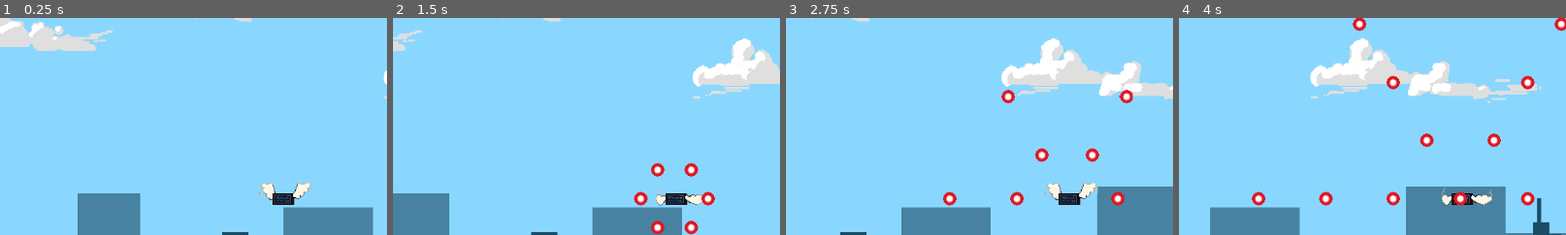
Above: before the commit, frames 1-4 (left to right).
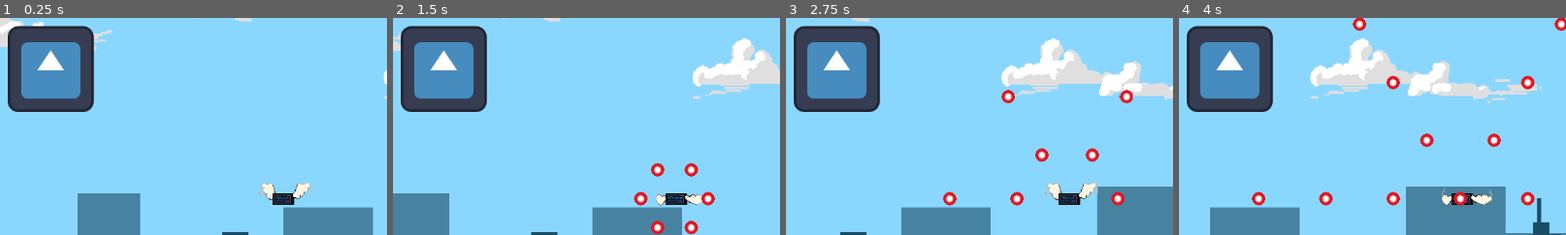
Above: after the commit, the same moments.

Repository: clenneabig/AI-KILL
Game: Godot game, scene res://test_level.tscn
Two runs of this game, one before a commit and one after it. Both use one fixed random seed, a clock stepped at 60 frames per second and the inputs below. The engine's default icon, where the game draws it, is replaced by a stand-in: a white triangle on a blue panel in a dark square.
Inputs (mouse positions are % of the whole screen's width and height, from its top left):
- Up to frame 1 (0.25 s): no input
- Up to frame 2 (1.5 s): move the mouse to (45, 70) at 0.52 s; hold E (bomb, bound only after the commit) 0.53-1.28 s; hold W (move_up) from 0.53 s (still down); tap Q (toggle_bullets, bound only after the commit) at 0.8, 1.35 s; move the mouse to (80, 65) at 1.27 s
- Up to frame 3 (2.75 s): tap E (bomb, bound only after the commit) at 1.55 s; move the mouse to (20, 35) at 2.02 s; release W (move_up) at 2.03 s; press the mouse at (20, 35) at 2.03 s; hold A (move_left) from 2.03 s (still down); tap Q (toggle_bullets, bound only after the commit) at 2.3 s
- Up to frame 4 (4 s): move the mouse to (55, 50) at 2.77 s; release the mouse at (55, 50) at 2.78 s; tap E (bomb, bound only after the commit) at 2.85 s; move the mouse to (35, 25) at 3.52 s; release A (move_left) at 3.53 s; hold S (move_down) from 3.53 s (still down); hold Q (toggle_bullets, bound only after the commit) from 3.53 s (still down)
The pictures show only the part of the screen within x 25-74%, y 12-62%; the shares and areas given below are measured in that part.

The runs differ from the first frame. In frame 1, 8.8% of the frame differs, in the area x 2-25%, y 3-44%; in frame 2, 8.8%; in frame 3, 8.8%; in frame 4, 8.8%.

Commit message:
bomb and bomb up

Diff:
--- a/player.gd
+++ b/player.gd
@@ -44,11 +44,12 @@
 	position = position.clamp(Vector2.ZERO, screen_size)
 	#self.position = get_viewport().get_mouse_position()
 
-	#if Input.is_action_pressed("bomb") and $ProgressBar.value == 100:
-		#bomb.emit()
+	if Input.is_action_pressed("bomb") and $ProgressBar.value == 100:
+		bomb.emit()
+		$ProgressBar.value = 0
 
-	#if Input.is_action_pressed("toggle_bullets"):
-		#bullets = not bullets
+	if Input.is_action_pressed("toggle_bullets"):
+		bullets = not bullets
 
 func _on_area_entered(area):
 	print(area)
--- a/player.tscn
+++ b/player.tscn
@@ -97,7 +97,6 @@
 script = ExtResource("3_77htn")
 
 [node name="Bomb" type="Area2D" parent="."]
-visible = false
 script = ExtResource("3_n6vr3")
 
 [node name="Bomb" type="AnimatedSprite2D" parent="Bomb"]
--- a/power_up.gd
+++ b/power_up.gd
@@ -1,16 +1,6 @@
 extends Area2D
 
-signal bomb_up
-
-# Called when the node enters the scene tree for the first time.
-func _ready():
-	pass # Replace with function body.
-
-
-# Called every frame. 'delta' is the elapsed time since the previous frame.
-func _process(delta):
-	pass
-
-
-func _on_body_entered(body:Node2D):
-	bomb_up.emit()
+func _on_area_entered(area:Area2D):
+	if area.name == 'Player':
+		area.get_node('ProgressBar').value += 100
+		queue_free()
--- a/power_up.tscn
+++ b/power_up.tscn
@@ -1,15 +1,19 @@
-[gd_scene load_steps=3 format=3 uid="uid://d1nt2v7peffn5"]
+[gd_scene load_steps=4 format=3 uid="uid://d1nt2v7peffn5"]
 
 [ext_resource type="Script" path="res://power_up.gd" id="1_ic2u2"]
+[ext_resource type="Texture2D" uid="uid://df26ulj8gxrtx" path="res://icon.svg" id="2_y423y"]
 
 [sub_resource type="RectangleShape2D" id="RectangleShape2D_w6my2"]
+size = Vector2(121, 126)
 
 [node name="PowerUp" type="Area2D"]
 script = ExtResource("1_ic2u2")
 
 [node name="Bomb" type="Sprite2D" parent="."]
+texture = ExtResource("2_y423y")
 
 [node name="CollisionShape2D" type="CollisionShape2D" parent="."]
+position = Vector2(0.5, 1)
 shape = SubResource("RectangleShape2D_w6my2")
 
-[connection signal="body_entered" from="." to="." method="_on_body_entered"]
+[connection signal="area_entered" from="." to="." method="_on_area_entered"]
--- a/project.godot
+++ b/project.godot
@@ -42,6 +42,16 @@
 "events": [Object(InputEventMouseButton,"resource_local_to_scene":false,"resource_name":"","device":-1,"window_id":0,"a …(253 unchanged characters)…
 ]
 }
+bomb={
+"deadzone": 0.5,
+"events": [Object(InputEventKey,"resource_local_to_scene":false,"resource_name":"","device":-1,"window_id":0,"alt_pressed":false,"shift_pressed":false,"ctrl_pressed":false,"meta_pressed":false,"pressed":false,"keycode":0,"physical_keycode":69,"key_label":0,"unicode":101,"echo":false,"script":null)
+]
+}
+toggle_bullets={
+"deadzone": 0.5,
+"events": [Object(InputEventKey,"resource_local_to_scene":false,"resource_name":"","device":-1,"window_id":0,"alt_pressed":false,"shift_pressed":false,"ctrl_pressed":false,"meta_pressed":false,"pressed":false,"keycode":0,"physical_keycode":81,"key_label":0,"unicode":113,"echo":false,"script":null)
+]
+}
 
 [rendering]
 
--- a/test_level.tscn
+++ b/test_level.tscn
@@ -1,11 +1,15 @@
-[gd_scene load_steps=5 format=3 uid="uid://bj7gc4vcf2tcy"]
+[gd_scene load_steps=6 format=3 uid="uid://bj7gc4vcf2tcy"]
 
 [ext_resource type="Script" path="res://ParallaxBackground.gd" id="1_3l5mm"]
 [ext_resource type="Texture2D" uid="uid://ccwbmdjl7hjxb" path="res://assets/background.png" id="1_gshs1"]
+[ext_resource type="PackedScene" uid="uid://d1nt2v7peffn5" path="res://power_up.tscn" id="1_qds1o"]
 [ext_resource type="PackedScene" uid="uid://dmld4sshhilmo" path="res://player.tscn" id="3_owqlb"]
 [ext_resource type="PackedScene" uid="uid://ps613f6vc702" path="res://enemy.tscn" id="4_dxfl4"]
 
 [node name="Node2D" type="Node2D"]
+
+[node name="PowerUp" parent="." instance=ExtResource("1_qds1o")]
+position = Vector2(358, 157)
 
 [node name="ParallaxBackground" type="ParallaxBackground" parent="."]
 script = ExtResource("1_3l5mm")
